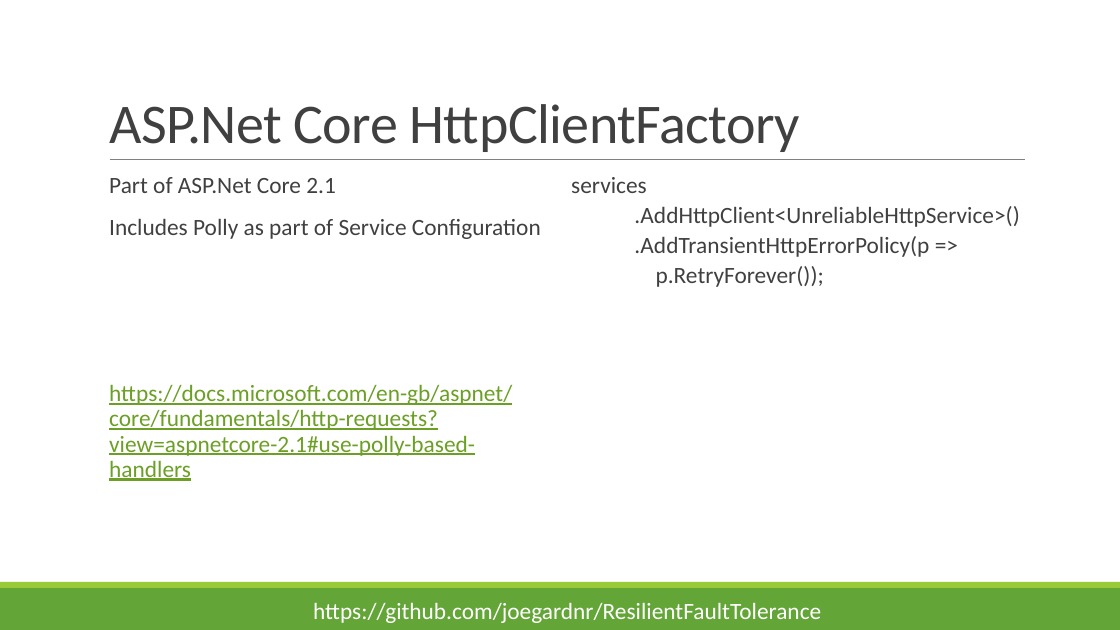
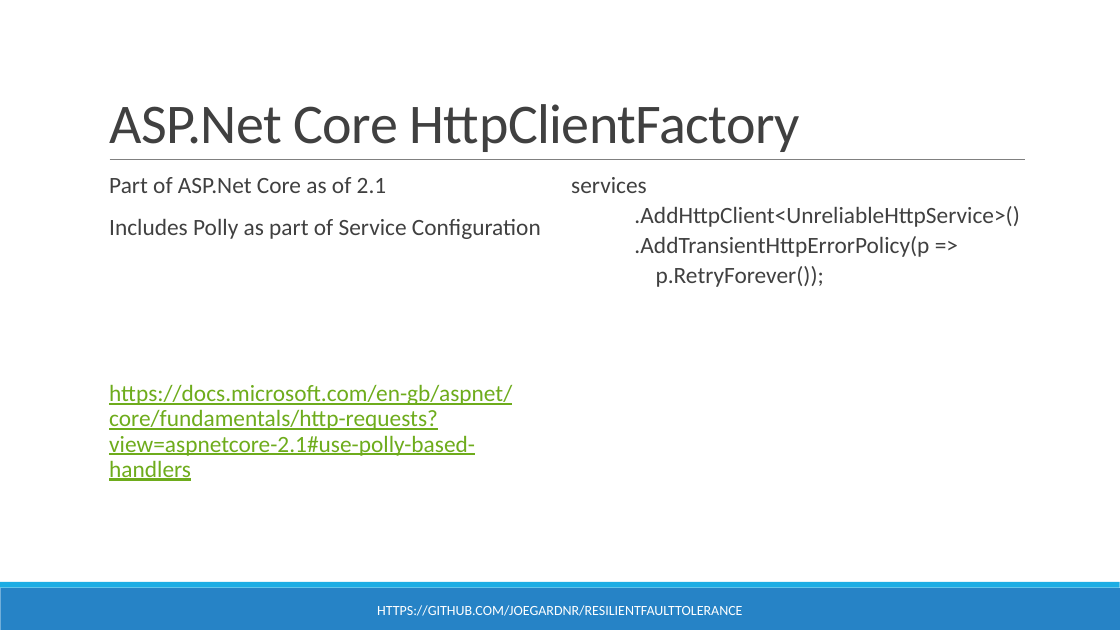
Before and after one commit to joegardnr/ResilientFaultTolerance, a slide deck: slide 17 of ResilientFaultTolerance.pptx. Drawn at 1120x630 pixels with LibreOffice and Linux fonts; fonts in the diff are those of the drawing. Boxes give left, top, right and bottom in pixels: in the first picture for what was removed or moved away, otherwise in the second. Text is boxed around its words. In the diff, an @@ line names an element or a change of style, - is before the commit and + after.

```diff
--- a/ResilientFaultTolerance.pptx
+++ b/ResilientFaultTolerance.pptx
@@ text at box(109, 177, 387, 193): text changed @@
-  Part of ASP.Net Core 2.1
+  Part of ASP.Net Core as of 2.1
@@ rectangle at box(0, 588, 1120, 630): fill #63A537 to #2683C6 @@
@@ rectangle at box(0, 582, 1120, 588): fill #99CB38 to #1CADE4 @@
@@ text at box(377, 605, 742, 616): text changed; size 20 to 12 pt @@
-https://github.com/joegardnr/ResilientFaultTolerance
+HTTPS://GITHUB.COM/JOEGARDNR/RESILIENTFAULTTOLERANCE
```
Also in this commit, not shown: 19 other slides changed, 7 other files.
